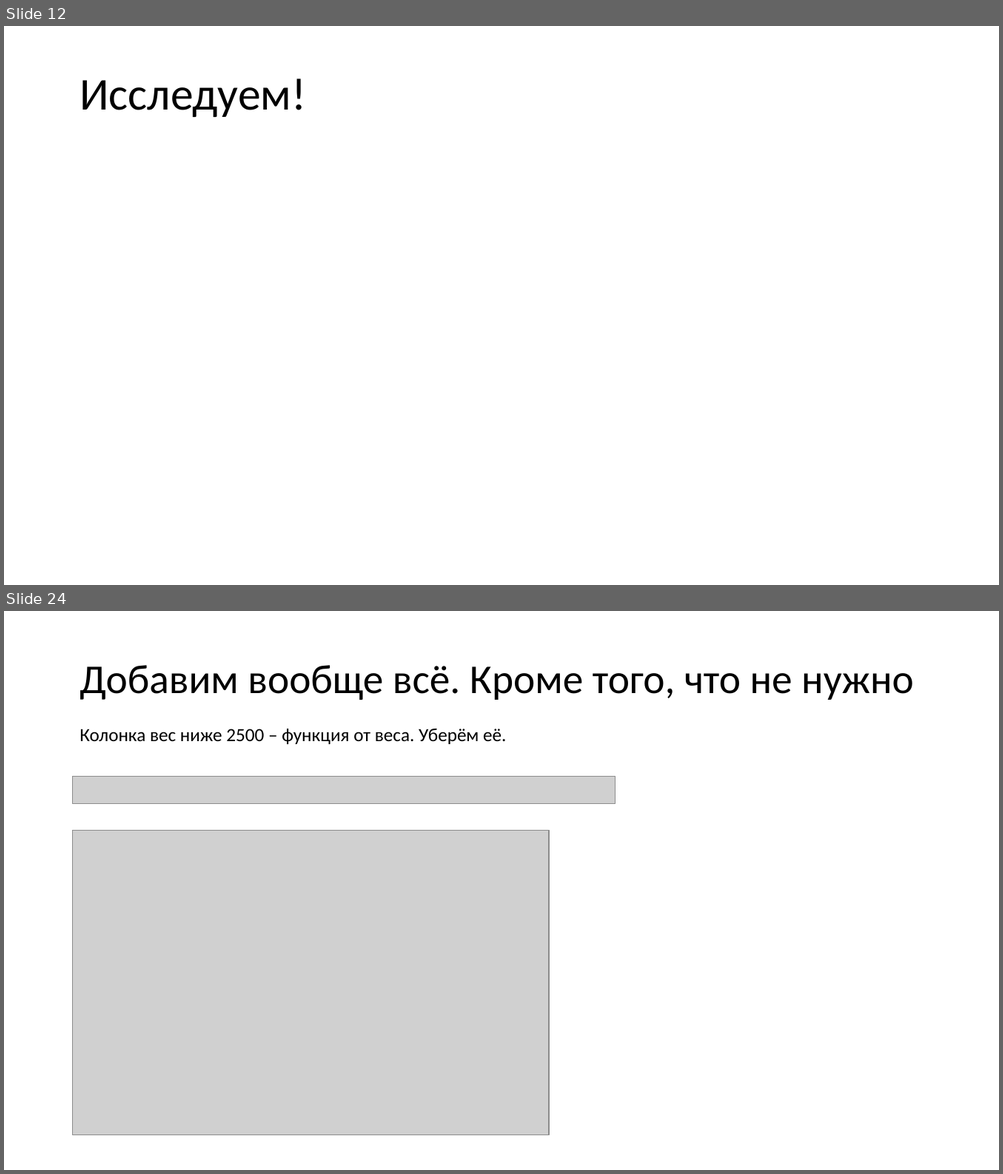
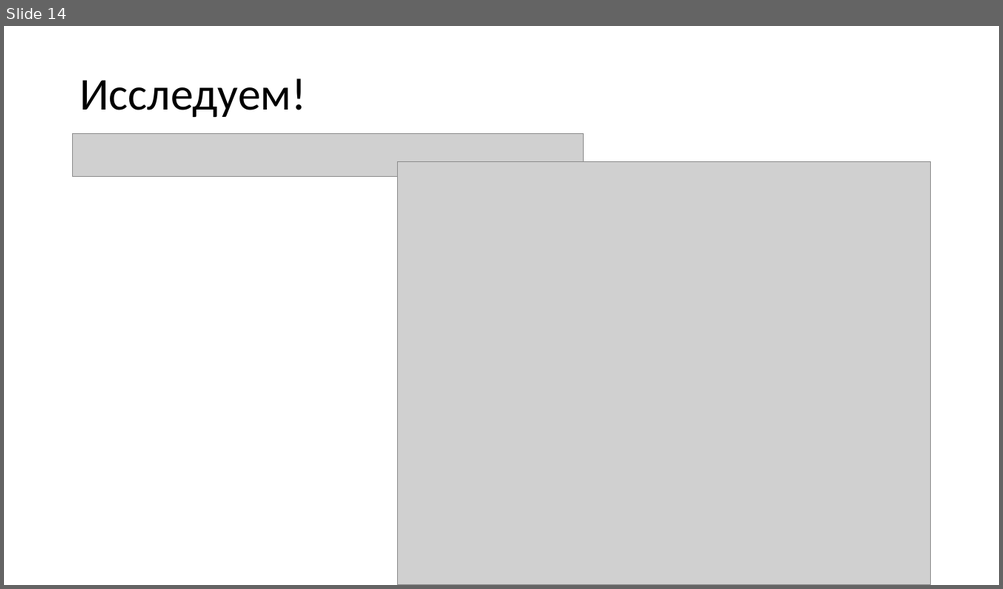
Before and after one commit to imhouston/MD-DA-2017, a slide deck: 5.1 Анализ данных. Многомерье. Начало.pptx. Shown one above the other, each under a label of ours: slides 12 and 24 before the commit, slide 14 after it; the slides between them are not shown. The pictures are 1003x1174 and 1003x589 pixels, drawn with LibreOffice and Linux fonts; fonts in the diff are those of the drawing; grey boxes stand for pictures. Boxes give left, top, right and bottom in pixels: in the first picture for what was removed or moved away, otherwise in the second. Text is boxed around its words. In the diff, an @@ line names an element or a change of style, - is before the commit and + after.

```diff
--- a/5.1 Анализ данных. Многомерье. Начало.pptx
+++ b/5.1 Анализ данных. Многомерье. Начало.pptx
@@ slide 24 removed at bbox=[4, 611, 999, 1170], background #FFFFFF @@
@@ title removed at bbox=[79, 665, 913, 700] @@
-Добавим вообще всё. Кроме того, что не нужно
@@ text removed at bbox=[79, 729, 506, 744] @@
-Колонка вес ниже 2500 – функция от веса. Уберём её.
@@ picture removed at bbox=[73, 777, 615, 803] @@
@@ picture removed at bbox=[73, 830, 549, 1135] @@
@@ what was slide 12 is now slide 14 @@
@@ slide 14 changed as well @@
@@ picture added at bbox=[73, 133, 583, 176] @@
@@ picture added at bbox=[397, 162, 930, 585] @@
```
Also in this commit, not shown: 2 other slides changed, 6 slides added, 17 other slides removed, 2 other files.
